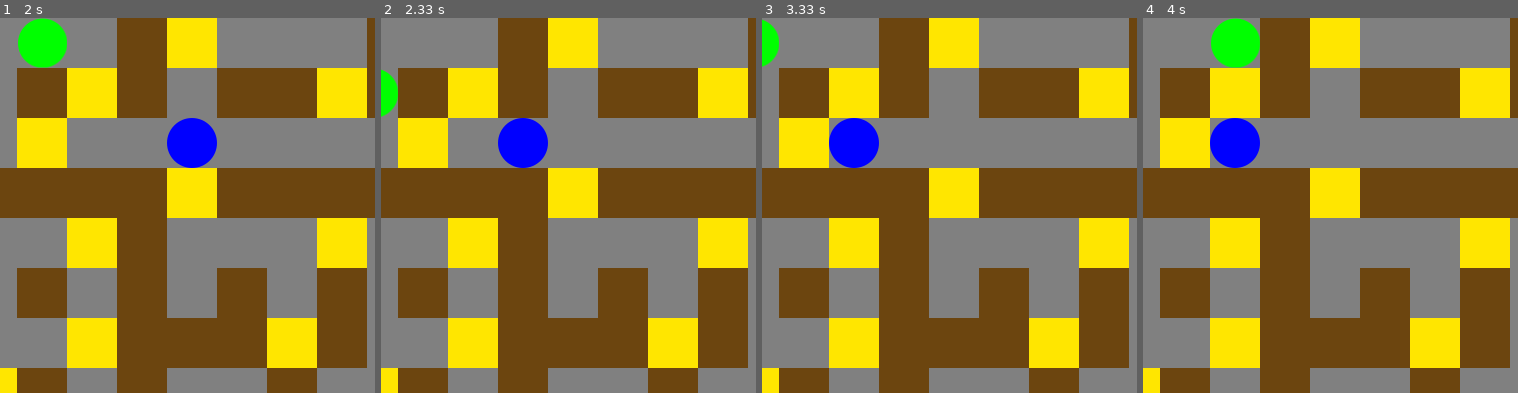
Above: before the commit, frames 1-4 (left to right).
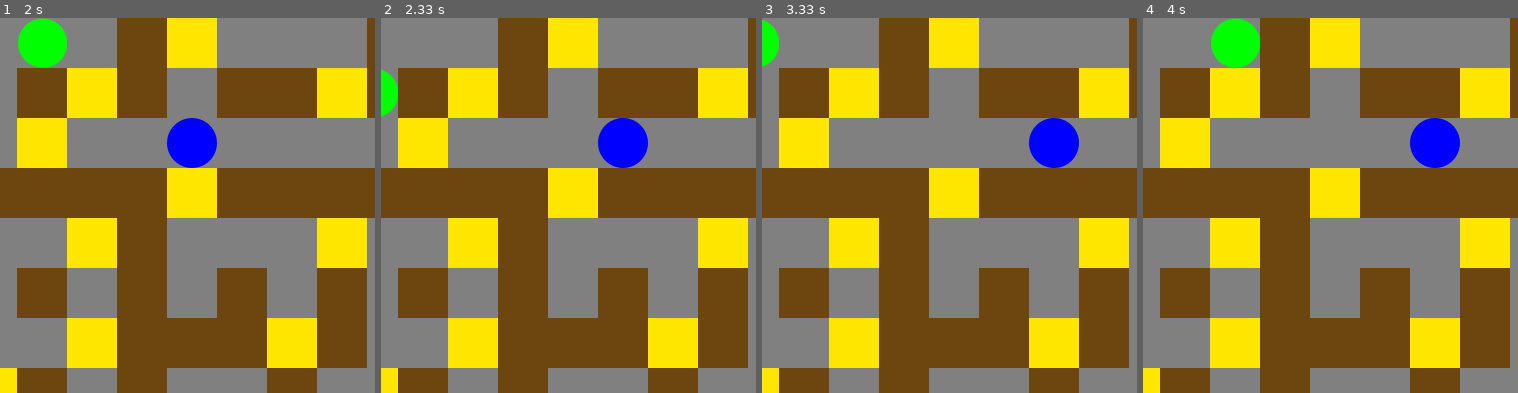
Above: after the commit, the same moments.

Repository: ewenak/simple-bomberman
Game: pygame game, started from bomberman.py
The game is run twice, just before and just after one commit, with the same random seed, the same clock (stepped at 60 frames per second) and the same inputs.
Inputs:
- Up to frame 1 (2 s): hold Right 0.33-0.8 s; hold Up 0.83-1.13 s; hold Left from 1.67 s (still down)
- Up to frame 2 (2.33 s): release Left at 2.2 s; hold Down from 2.23 s (still down)
- Up to frame 3 (3.33 s): release Down at 2.53 s; hold Up from 3 s (still down)
- Up to frame 4 (4 s): release Up at 3.37 s; hold Right from 3.4 s (still down)
The pictures show only the part of the screen within x 4-54%, y 0-50%; the shares and areas given below are measured in that part.

Frame 1 is identical in both runs. In frame 2, 2.8% of the frame differs, in the area x 31-72%, y 26-40%; in frame 3, 2.8%; in frame 4, 2.8%.

Commit message:
Implement PathRobot

Diff:
--- a/classes.py
+++ b/classes.py
@@ -135,6 +135,7 @@
             'orientation': OrientationRobot,
             'random': RandomRobot,
             'timid': TimidRobot,
+            'path': PathRobot,
         }
         for r in robots_positions:
             robot_data = self.robots_data.get(r[0])
@@ -147,6 +148,8 @@
                     robot = robot_classes[robot_data['type']](self.window, self.grid, r[1])
                     if isinstance(robot, (OrientationRobot, TimidRobot)):
                         robot.player = random.choice(self.players)
+                    elif isinstance(robot, PathRobot):
+                        robot.path = robot_data['path']
 
 
 class GridObject:
@@ -427,3 +430,34 @@
             return (pos[0] - player_pos[0]) ** 2 + (pos[1] - player_pos[1]) ** 2
 
         return sorted(positions, key=distance)[-1]
+
+
+class PathRobot(Robot):
+    """Path robot
+    it follows a path"""
+    def __init__(self, window, grid, pos, path: list=None):
+        super().__init__(window, grid, pos)
+        self.last_pos = None
+        self.index_change = 1
+        self.path = path
+
+    def choose_position(self, possible_places):
+        if self.gridpos in self.path:
+            current_pos_index = self.path.index(list(self.gridpos))
+            next_pos_index = current_pos_index + self.index_change
+            if next_pos_index == len(self.path) or next_pos_index < 0:
+                next_pos_index -= self.index_change * 2
+                self.index_change = 0 - self.index_change
+            next_pos = self.path[next_pos_index]
+            if not next_pos in possible_places:
+                if self.last_pos in possible_places:
+                    return self.last_pos
+                else:
+                    return self.gridpos
+            else:
+                return next_pos
+        else:
+            def distance(pos):
+                return (pos[0] - self.path[0][0]) ** 2 + (pos[1] - self.path[0][1]) ** 2
+
+            return sorted(possible_places, key=distance)[0]
--- a/level.json
+++ b/level.json
@@ -18,7 +18,8 @@
     ],
     "robots": {
         "a": {
-            "type": "orientation"
+            "type": "path",
+            "path": [[4, 1], [4, 2], [5, 2], [6, 2], [7, 2], [7, 1], [7, 0], [6, 0], [5, 0], [4, 0]]
         }
     }
 }
